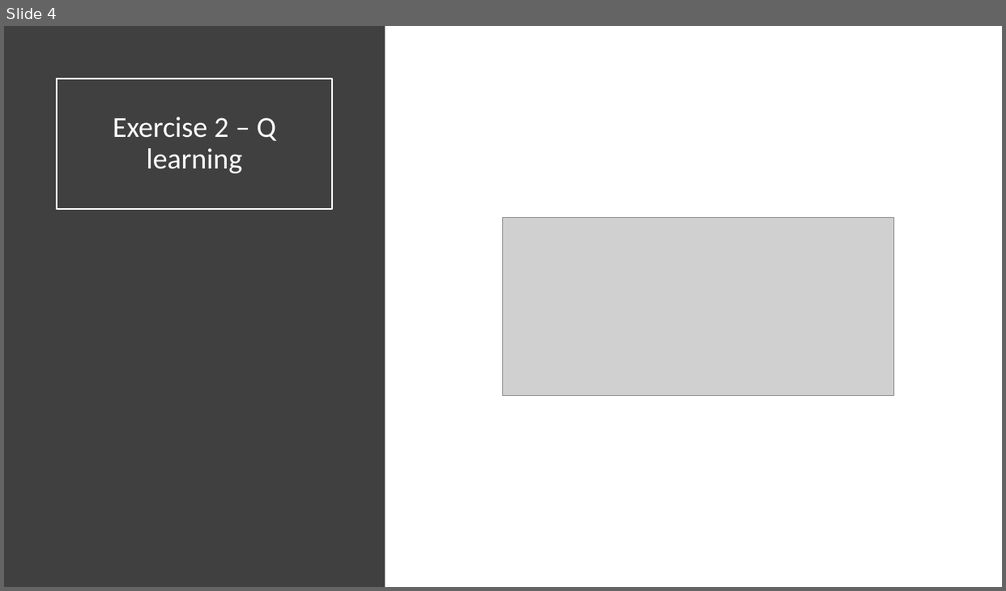
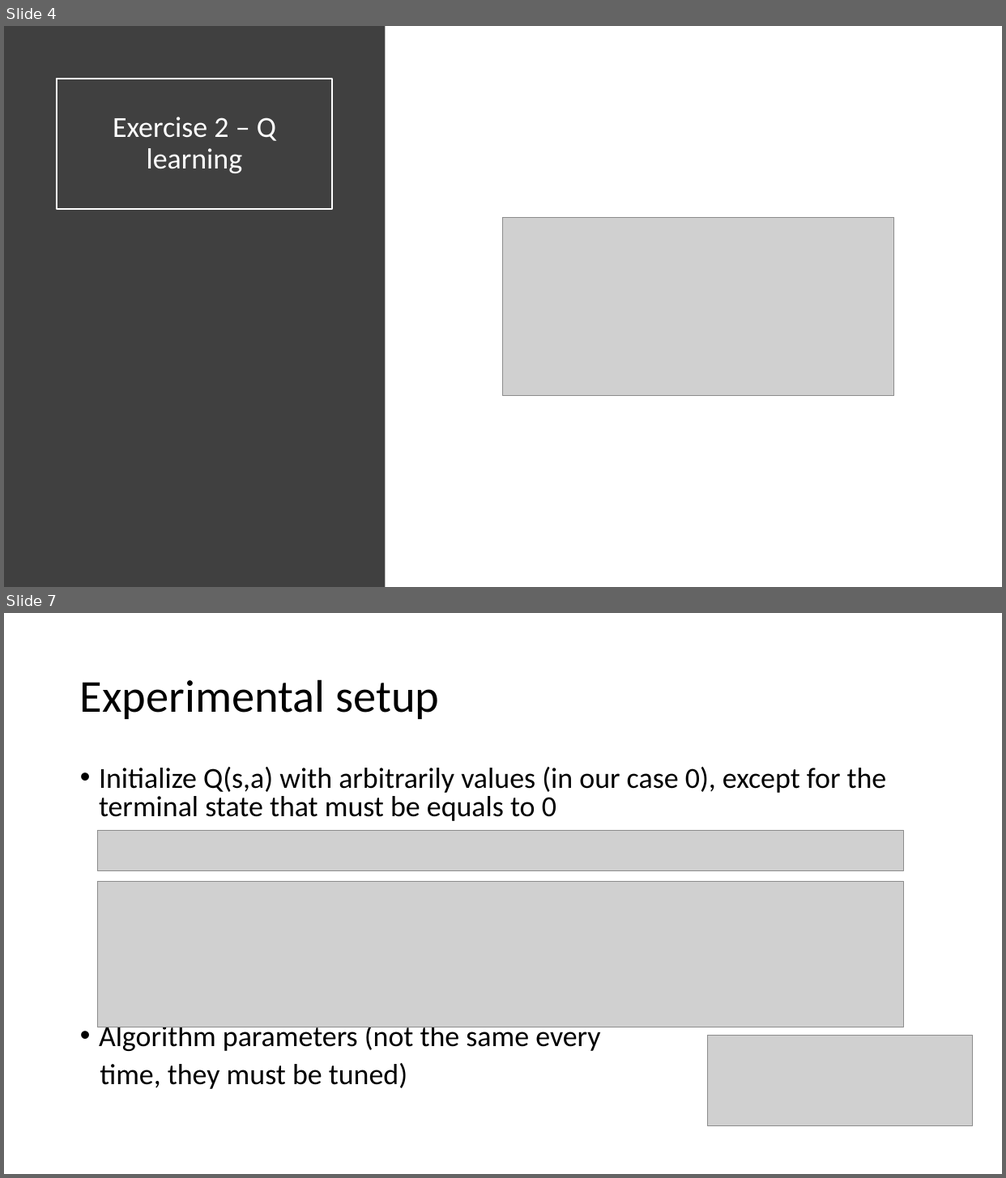
Before and after one commit to mpiffari/ReinforcementLearning2019, a slide deck: Presentation/SDU_SummerSchool_Presentation.pptx. Shown one above the other, each under a label of ours: slide 4 before the commit, slides 4 and 7 after it; the slides between them are not shown. The pictures are 1006x591 and 1006x1178 pixels, drawn with LibreOffice and Linux fonts; fonts in the diff are those of the drawing; grey boxes stand for pictures. Boxes give left, top, right and bottom in pixels: in the first picture for what was removed or moved away, otherwise in the second. Text is boxed around its words. In the diff, an @@ line names an element or a change of style, - is before the commit and + after.

```diff
--- a/Presentation/SDU_SummerSchool_Presentation.pptx
+++ b/Presentation/SDU_SummerSchool_Presentation.pptx
@@ slide 7 added at (4, 613, 1002, 1174), background #FFFFFF @@
@@ title added at (80, 679, 439, 719), 44 pt, text #000000 @@
+Experimental setup
@@ text added at (99, 767, 887, 1089), 28 pt, text #000000 @@
+• Initialize Q(s,a) with arbitrarily values (in our case 0), except for the terminal state that must be equals to 0
+• Algorithm parameters (not the same every
+time, they must be tuned)
@@ picture added at (98, 831, 904, 871) @@
@@ picture added at (98, 882, 904, 1028) @@
@@ picture added at (708, 1036, 973, 1127) @@
```
Also in this commit, not shown: 1 slide changed, 7 other slides added, 3 other files.
